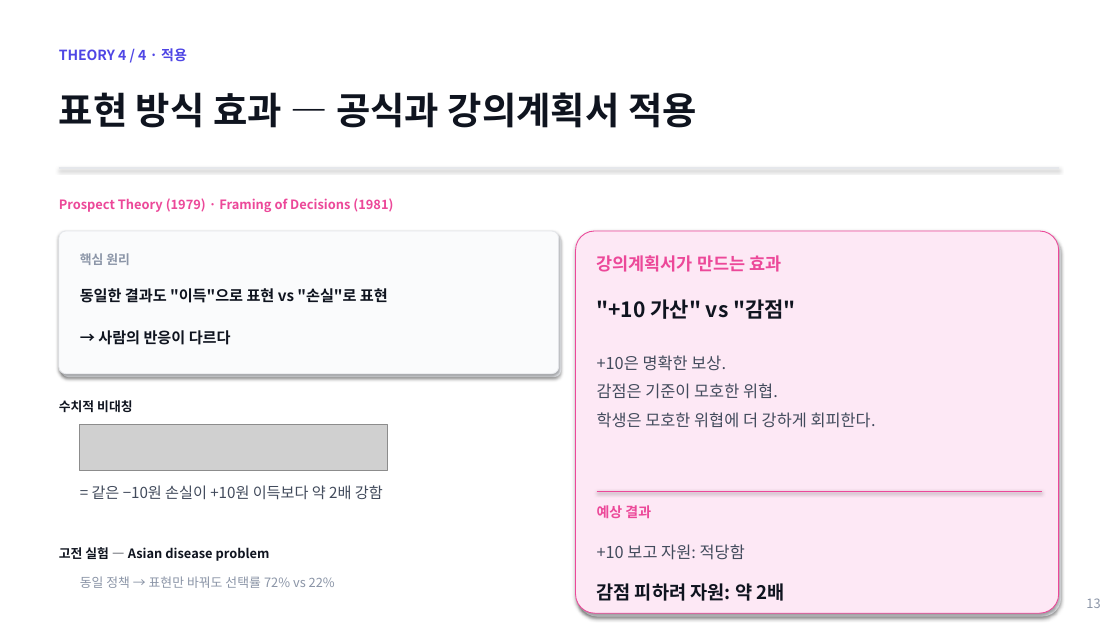
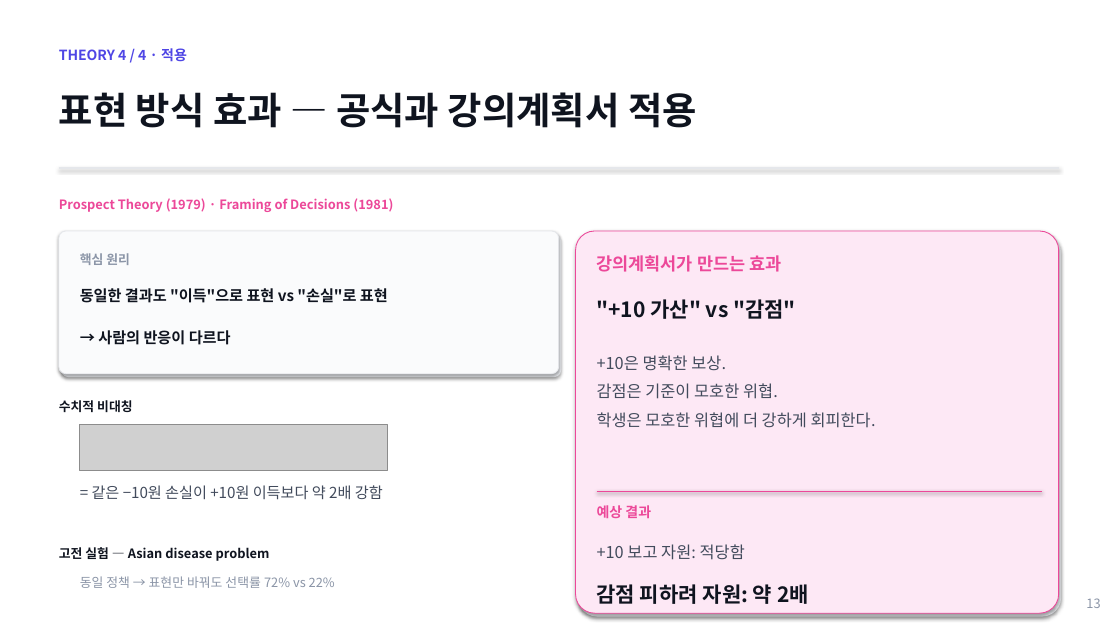
Before and after one commit to lshpy/imen315-syllabus-meta, a slide deck: slide 13 of team_project/kickoff_2026-05-11.pptx. Drawn at 1120x630 pixels with LibreOffice and Linux fonts; fonts in the diff are those of the drawing; grey boxes stand for pictures. Boxes give left, top, right and bottom in pixels: in the first picture for what was removed or moved away, otherwise in the second. Text is boxed around its words. In the diff, an @@ line names an element or a change of style, - is before the commit and + after.

```diff
--- a/team_project/kickoff_2026-05-11.pptx
+++ b/team_project/kickoff_2026-05-11.pptx
@@ text "감점 피하려 자원: 약 2배" at box(597, 584, 809, 604): size 16 to 18 pt @@
```
Also in this commit, not shown: 3 other slides changed, 1 other file.
